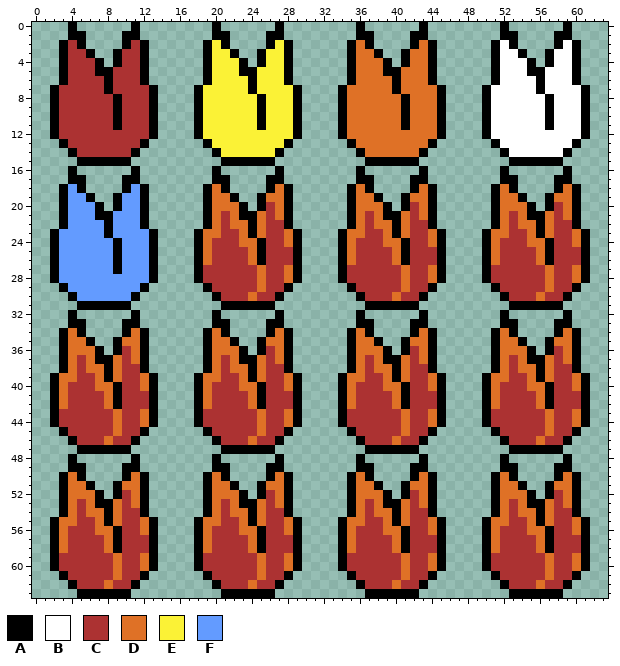
One commit to this pixel-art sprite: Resources/Coloured_Shapes/Tulip.png. The first picture shows the starting point.
The file is 64x64 pixels.
Palette (. is transparent): A #000000  B #ffffff  C #ac3232  D #df7126  E #fbf236  F #639bff
Pixels before (only the part around the change), first column x 0:
 4 ...ACCCA.ACCA......AEEEA.AEEA......ADDDA.ADDA......ABBBA.ABBA...
 5 ...ACCCAACCCA......AEEEAAEEEA......ADDDAADDDA......ABBBAABBBA...
 6 ...ACCCCACCCA......AEEEEAEEEA......ADDDDADDDA......ABBBBABBBA...
 7 ..ACCCCCACCCCA....AEEEEEAEEEEA....ADDDDDADDDDA....ABBBBBABBBBA..
 8 ..ACCCCCCACCCA....AEEEEEEAEEEA....ADDDDDDADDDA....ABBBBBBABBBA..
 9 ..ACCCCCCACCCA....AEEEEEEAEEEA....ADDDDDDADDDA....ABBBBBBABBBA..
10 ..ACCCCCCACCCA....AEEEEEEAEEEA....ADDDDDDADDDA....ABBBBBBABBBA..
11 ..ACCCCCCACCCA....AEEEEEEAEEEA....ADDDDDDADDDA....ABBBBBBABBBA..
12 ..ACCCCCCCCCCA....AEEEEEEEEEEA....ADDDDDDDDDDA....ABBBBBBBBBBA..
13 ...ACCCCCCCCA......AEEEEEEEEA......ADDDDDDDDA......ABBBBBBBBA...
14 ....ACCCCCCA........AEEEEEEA........ADDDDDDA........ABBBBBBA....
15 .....AAAAAA..........AAAAAA..........AAAAAA..........AAAAAA.....
16 ....A......A........A......A........A......A........A......A....
17 ....AA....AA........AA....AA........AA....AA........AA....AA....
18 ...AFA....AFA......ADA....ADA......ADA....ADA......ADA....ADA...
19 ...AFFA..AFFA......ADDA..ADDA......ADDA..ADDA......ADDA..ADDA...
20 ...AFFFA.AFFA......ADDDA.ACDA......ADDDA.ACDA......ADDDA.ACDA...
21 ...AFFFAAFFFA......ADCDAADCDA......ADCDAADCDA......ADCDAADCDA...
22 ...AFFFFAFFFA......ADCDDADCCA......ADCDDADCCA......ADCDDADCCA...
23 ..AFFFFFAFFFFA....ADDCCDADCCDA....ADDCCDADCCDA....ADDCCDADCCDA..
24 ..AFFFFFFAFFFA....ADCCCDDACCDA....ADCCCDDACCDA....ADCCCDDACCDA..
25 ..AFFFFFFAFFFA....ADCCCCDACCCA....ADCCCCDACCCA....ADCCCCDACCCA..
26 ..AFFFFFFAFFFA....ADCCCCDACCCA....ADCCCCDACCCA....ADCCCCDACCCA..
27 ..AFFFFFFAFFFA....ACCCCCCDCCDA....ACCCCCCDCCDA....ACCCCCCDCCDA..
28 ..AFFFFFFFFFFA....ACCCCCCDCCDA....ACCCCCCDCCDA....ACCCCCCDCCDA..
29 ...AFFFFFFFFA......ACCCCCDCCA......ACCCCCDCCA......ACCCCCDCCA...
30 ....AFFFFFFA........ACCCDCCA........ACCCDCCA........ACCCDCCA....
31 .....AAAAAA..........AAAAAA..........AAAAAA..........AAAAAA.....
32 ....A......A........A......A........A......A........A......A....
33 ....AA....AA........AA....AA........AA....AA........AA....AA....
34 ...ADA....ADA......ADA....ADA......ADA....ADA......ADA....ADA...
35 ...ADDA..ADDA......ADDA..ADDA......ADDA..ADDA......ADDA..ADDA...
36 ...ADDDA.ACDA......ADDDA.ACDA......ADDDA.ACDA......ADDDA.ACDA...
37 ...ADCDAADCDA......ADCDAADCDA......ADCDAADCDA......ADCDAADCDA...
38 ...ADCDDADCCA......ADCDDADCCA......ADCDDADCCA......ADCDDADCCA...
39 ..ADDCCDADCCDA....ADDCCDADCCDA....ADDCCDADCCDA....ADDCCDADCCDA..
40 ..ADCCCDDACCDA....ADCCCDDACCDA....ADCCCDDACCDA....ADCCCDDACCDA..
41 ..ADCCCCDACCCA....ADCCCCDACCCA....ADCCCCDACCCA....ADCCCCDACCCA..
42 ..ADCCCCDACCCA....ADCCCCDACCCA....ADCCCCDACCCA....ADCCCCDACCCA..
43 ..ACCCCCCDCCDA....ACCCCCCDCCDA....ACCCCCCDCCDA....ACCCCCCDCCDA..
44 ..ACCCCCCDCCDA....ACCCCCCDCCDA....ACCCCCCDCCDA....ACCCCCCDCCDA..
45 ...ACCCCCDCCA......ACCCCCDCCA......ACCCCCDCCA......ACCCCCDCCA...
46 ....ACCCDCCA........ACCCDCCA........ACCCDCCA........ACCCDCCA....
47 .....AAAAAA..........AAAAAA..........AAAAAA..........AAAAAA.....
48 ....A......A........A......A........A......A........A......A....
49 ....AA....AA........AA....AA........AA....AA........AA....AA....
50 ...ADA....ADA......ADA....ADA......ADA....ADA......ADA....ADA...
51 ...ADDA..ADDA......ADDA..ADDA......ADDA..ADDA......ADDA..ADDA...
52 ...ADDDA.ACDA......ADDDA.ACDA......ADDDA.ACDA......ADDDA.ACDA...
53 ...ADCDAADCDA......ADCDAADCDA......ADCDAADCDA......ADCDAADCDA...
54 ...ADCDDADCCA......ADCDDADCCA......ADCDDADCCA......ADCDDADCCA...
55 ..ADDCCDADCCDA....ADDCCDADCCDA....ADDCCDADCCDA....ADDCCDADCCDA..
56 ..ADCCCDDACCDA....ADCCCDDACCDA....ADCCCDDACCDA....ADCCCDDACCDA..
57 ..ADCCCCDACCCA....ADCCCCDACCCA....ADCCCCDACCCA....ADCCCCDACCCA..
58 ..ADCCCCDACCCA....ADCCCCDACCCA....ADCCCCDACCCA....ADCCCCDACCCA..
59 ..ACCCCCCDCCDA....ACCCCCCDCCDA....ACCCCCCDCCDA....ACCCCCCDCCDA..
60 ..ACCCCCCDCCDA....ACCCCCCDCCDA....ACCCCCCDCCDA....ACCCCCCDCCDA..
61 ...ACCCCCDCCA......ACCCCCDCCA......ACCCCCDCCA......ACCCCCDCCA...
62 ....ACCCDCCA........ACCCDCCA........ACCCDCCA........ACCCDCCA....
63 .....AAAAAA..........AAAAAA..........AAAAAA..........AAAAAA.....
After:
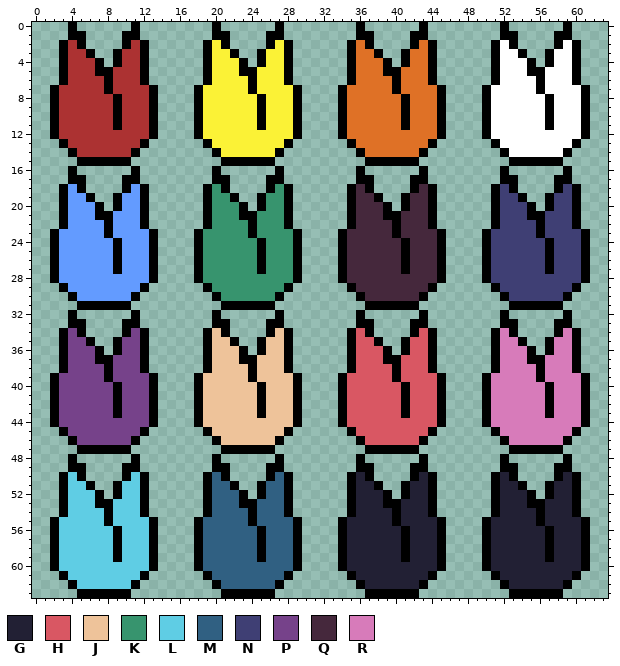
Colours new in this view: G #222034  H #d95763  J #eec39a  K #37946e  L #5fcde4  M #306082  N #3f3f74  P #76428a  Q #45283c  R #d77bba
Edits made:
Changed rows in their new state; - is an unchanged pixel.
first column x 19:
18 -K------K--------Q------Q--------N------N-
19 -KK----KK--------QQ----QQ--------NN----NN-
20 -KKK---KK--------QQQ---QQ--------NNN---NN-
21 -KKK--KKK--------QQQ--QQQ--------NNN--NNN-
22 -KKKK-KKK--------QQQQ-QQQ--------NNNN-NNN-
23 KKKKK-KKKK------QQQQQ-QQQQ------NNNNN-NNNN
24 KKKKKK-KKK------QQQQQQ-QQQ------NNNNNN-NNN
25 KKKKKK-KKK------QQQQQQ-QQQ------NNNNNN-NNN
26 KKKKKK-KKK------QQQQQQ-QQQ------NNNNNN-NNN
27 KKKKKKAKKK------QQQQQQAQQQ------NNNNNNANNN
28 KKKKKKKKKK------QQQQQQQQQQ------NNNNNNNNNN
29 -KKKKKKKK--------QQQQQQQQ--------NNNNNNNN-
30 --KKKKKK----------QQQQQQ----------NNNNNN--
first column x 3:
34 -P------P--------J------J--------H------H--------R------R-
35 -PP----PP--------JJ----JJ--------HH----HH--------RR----RR-
36 -PPP---PP--------JJJ---JJ--------HHH---HH--------RRR---RR-
37 -PPP--PPP--------JJJ--JJJ--------HHH--HHH--------RRR--RRR-
38 -PPPP-PPP--------JJJJ-JJJ--------HHHH-HHH--------RRRR-RRR-
39 PPPPP-PPPP------JJJJJ-JJJJ------HHHHH-HHHH------RRRRR-RRRR
40 PPPPPP-PPP------JJJJJJ-JJJ------HHHHHH-HHH------RRRRRR-RRR
41 PPPPPP-PPP------JJJJJJ-JJJ------HHHHHH-HHH------RRRRRR-RRR
42 PPPPPP-PPP------JJJJJJ-JJJ------HHHHHH-HHH------RRRRRR-RRR
43 PPPPPPAPPP------JJJJJJAJJJ------HHHHHHAHHH------RRRRRRARRR
44 PPPPPPPPPP------JJJJJJJJJJ------HHHHHHHHHH------RRRRRRRRRR
45 -PPPPPPPP--------JJJJJJJJ--------HHHHHHHH--------RRRRRRRR-
46 --PPPPPP----------JJJJJJ----------HHHHHH----------RRRRRR--
first column x 3:
50 -L------L--------M------M--------G------G--------G------G-
51 -LL----LL--------MM----MM--------GG----GG--------GG----GG-
52 -LLL---LL--------MMM---MM--------GGG---GG--------GGG---GG-
53 -LLL--LLL--------MMM--MMM--------GGG--GGG--------GGG--GGG-
54 -LLLL-LLL--------MMMM-MMM--------GGGG-GGG--------GGGG-GGG-
55 LLLLL-LLLL------MMMMM-MMMM------GGGGG-GGGG------GGGGG-GGGG
56 LLLLLL-LLL------MMMMMM-MMM------GGGGGG-GGG------GGGGGG-GGG
57 LLLLLL-LLL------MMMMMM-MMM------GGGGGG-GGG------GGGGGG-GGG
58 LLLLLL-LLL------MMMMMM-MMM------GGGGGG-GGG------GGGGGG-GGG
59 LLLLLLALLL------MMMMMMAMMM------GGGGGGAGGG------GGGGGGAGGG
60 LLLLLLLLLL------MMMMMMMMMM------GGGGGGGGGG------GGGGGGGGGG
61 -LLLLLLLL--------MMMMMMMM--------GGGGGGGG--------GGGGGGGG-
62 --LLLLLL----------MMMMMM----------GGGGGG----------GGGGGG--
Changed places in both pictures, as pixel boxes (x1, y1, x2, y2):
changed: (203, 184, 293, 589)
changed: (347, 184, 437, 589)
changed: (491, 184, 581, 589)
changed: (59, 328, 149, 589)
